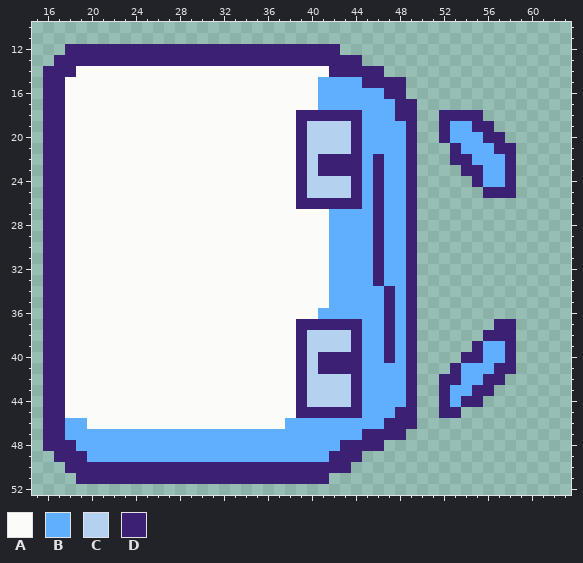
Two versions of one pixel-art sprite, character_sprites/topdown_grabbing.png. The first picture shows the starting point.
The file is 64x64 pixels. Shown: x 15..63, y 10..52.
Palette (. is transparent): A #fbfcf9  B #5faffe  C #b4d1ef  D #3c2074
Pixels before, first column x 16:
12 ..DDDDDDDDDDDDDDDDDDDDDDDDD................
13 .DDDDDDDDDDDDDDDDDDDDDDDDDDDD..............
14 DDDAAAAAAAAAAAAAAAAAAAAAAADDDDD............
15 DDAAAAAAAAAAAAAAAAAAAAAAABBBBDDDD..........
16 DDAAAAAAAAAAAAAAAAAAAAAAABBBBBBDD..........
17 DDAAAAAAAAAAAAAAAAAAAAAAABBBBBBBDD.........
18 DDAAAAAAAAAAAAAAAAAAAAADDDDDDBBBDD..DDDD...
19 DDAAAAAAAAAAAAAAAAAAAAADCCCCDBBBBD..DBBDD..
20 DDAAAAAAAAAAAAAAAAAAAAADCCCCDBBBBD..DBBBDD.
21 DDAAAAAAAAAAAAAAAAAAAAADCCCCDBBBBD...DBBBDD
22 DDAAAAAAAAAAAAAAAAAAAAADCDDDDBDBBD...DDBBBD
23 DDAAAAAAAAAAAAAAAAAAAAADCDDDDBDBBD....DDBBD
24 DDAAAAAAAAAAAAAAAAAAAAADCCCCDBDBBD.....DBBD
25 DDAAAAAAAAAAAAAAAAAAAAADCCCCDBDBBD......DDD
26 DDAAAAAAAAAAAAAAAAAAAAADDDDDDBDBBD.........
27 DDAAAAAAAAAAAAAAAAAAAAAAAABBBBDBBD.........
28 DDAAAAAAAAAAAAAAAAAAAAAAAABBBBDBBD.........
29 DDAAAAAAAAAAAAAAAAAAAAAAAABBBBDBBD.........
30 DDAAAAAAAAAAAAAAAAAAAAAAAABBBBDBBD.........
31 DDAAAAAAAAAAAAAAAAAAAAAAAABBBBDBBD.........
32 DDAAAAAAAAAAAAAAAAAAAAAAAABBBBDBBD.........
33 DDAAAAAAAAAAAAAAAAAAAAAAAABBBBDBBD.........
34 DDAAAAAAAAAAAAAAAAAAAAAAAABBBBBDBD.........
35 DDAAAAAAAAAAAAAAAAAAAAAAAABBBBBDBD.........
36 DDAAAAAAAAAAAAAAAAAAAAAAABBBBBBDBD.........
37 DDAAAAAAAAAAAAAAAAAAAAADDDDDDBBDBD.......DD
38 DDAAAAAAAAAAAAAAAAAAAAADCCCCDBBDBD......DDD
39 DDAAAAAAAAAAAAAAAAAAAAADCCCCDBBDBD.....DBBD
40 DDAAAAAAAAAAAAAAAAAAAAADCDDDDBBDBD....DDBBD
41 DDAAAAAAAAAAAAAAAAAAAAADCDDDDBBBBD...DBBBDD
42 DDAAAAAAAAAAAAAAAAAAAAADCCCCDBBBBD..DDBBDD.
43 DDAAAAAAAAAAAAAAAAAAAAADCCCCDBBBBD..DBBDD..
44 DDAAAAAAAAAAAAAAAAAAAAADCCCCDBBBBD..DBDD...
45 DDAAAAAAAAAAAAAAAAAAAAADDDDDDBBBDD..DD.....
46 DDBBAAAAAAAAAAAAAAAAAABBBBBBBBBDDD.........
47 DDBBBBBBBBBBBBBBBBBBBBBBBBBBBDDDD..........
48 DDDBBBBBBBBBBBBBBBBBBBBBBBBDDDD............
49 .DDDBBBBBBBBBBBBBBBBBBBBBBDDD..............
50 ..DDDDDDDDDDDDDDDDDDDDDDDDDD...............
51 ...DDDDDDDDDDDDDDDDDDDDDDD.................
Now the later version:
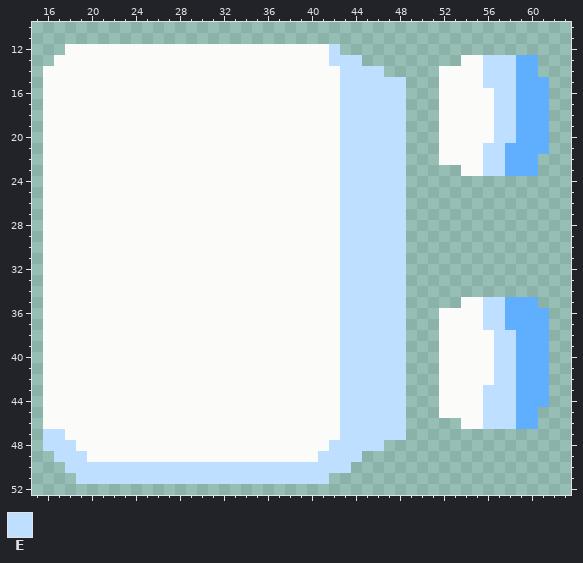
Colours new in this view: E #bedfff
What changed:
y 12: x 18..42 DDDDDDDDDDDDDDDDDDDDDDDDD -> AAAAAAAAAAAAAAAAAAAAAAAAE
y 13: x 17..44 DDDDDDDDDDDDDDDDDDDDDDDDDDDD -> AAAAAAAAAAAAAAAAAAAAAAAAAEEE; x 54..60 ....... -> AAEEEBB
y 14: x 16..18 DDD -> AAA; x 42..46 DDDDD -> AEEEE; x 52..60 ......... -> AAAAEEEBB
y 15: x 16..17 DD -> AA; x 41..48 BBBBDDDD -> AAEEEEEE; x 52..61 .......... -> AAAAEEEBBB
y 16: x 16..17 DD -> AA; x 41..48 BBBBBBDD -> AAEEEEEE; x 52..61 .......... -> AAAAAEEBBB
y 17: x 16..17 DD -> AA; x 41..49 BBBBBBBDD -> AAEEEEEE.; x 52..61 .......... -> AAAAAEEBBB
y 18: x 16..17 DD -> AA; x 39..49 DDDDDDBBBDD -> AAAAEEEEEE.; x 52..61 DDDD...... -> AAAAAEEBBB
y 19: x 16..17 DD -> AA; x 39..49 DCCCCDBBBBD -> AAAAEEEEEE.; x 52..61 DBBDD..... -> AAAAAEEBBB
y 20: x 16..17 DD -> AA; x 39..49 DCCCCDBBBBD -> AAAAEEEEEE.; x 52..61 DBBBDD.... -> AAAAAEEBBB
y 21: x 16..17 DD -> AA; x 39..49 DCCCCDBBBBD -> AAAAEEEEEE.; x 52..61 .DBBBDD... -> AAAAEEBBBB
y 22: x 16..17 DD -> AA; x 39..49 DCDDDDBDBBD -> AAAAEEEEEE.; x 52..60 .DDBBBD.. -> AAAAEEBBB
y 23: x 16..17 DD -> AA; x 39..49 DCDDDDBDBBD -> AAAAEEEEEE.; x 54..60 DDBBD.. -> AAEEBBB
y 24: x 16..17 DD -> AA; x 39..49 DCCCCDBDBBD -> AAAAEEEEEE.; x 55..58 DBBD -> ....
y 25: x 16..17 DD -> AA; x 39..49 DCCCCDBDBBD -> AAAAEEEEEE.; x 56..58 DDD -> ...
y 26: x 16..17 DD -> AA; x 39..49 DDDDDDBDBBD -> AAAAEEEEEE.
y 27..33: x 16..17 DD -> AA; x 42..49 BBBBDBBD -> AEEEEEE.
y 34: x 16..17 DD -> AA; x 42..49 BBBBBDBD -> AEEEEEE.
y 35: x 16..17 DD -> AA; x 42..49 BBBBBDBD -> AEEEEEE.; x 54..60 ....... -> AAEEBBB
y 36: x 16..17 DD -> AA; x 41..49 BBBBBBDBD -> AAEEEEEE.; x 52..61 .......... -> AAAAEEBBBB
y 37: x 16..17 DD -> AA; x 39..49 DDDDDDBBDBD -> AAAAEEEEEE.; x 52..61 .....DD... -> AAAAEEBBBB
y 38: x 16..17 DD -> AA; x 39..49 DCCCCDBBDBD -> AAAAEEEEEE.; x 52..61 ....DDD... -> AAAAAEEBBB
y 39: x 16..17 DD -> AA; x 39..49 DCCCCDBBDBD -> AAAAEEEEEE.; x 52..61 ...DBBD... -> AAAAAEEBBB
y 40: x 16..17 DD -> AA; x 39..49 DCDDDDBBDBD -> AAAAEEEEEE.; x 52..61 ..DDBBD... -> AAAAAEEBBB
y 41: x 16..17 DD -> AA; x 39..49 DCDDDDBBBBD -> AAAAEEEEEE.; x 52..61 .DBBBDD... -> AAAAAEEBBB
y 42: x 16..17 DD -> AA; x 39..49 DCCCCDBBBBD -> AAAAEEEEEE.; x 52..61 DDBBDD.... -> AAAAAEEBBB
y 43: x 16..17 DD -> AA; x 39..49 DCCCCDBBBBD -> AAAAEEEEEE.; x 52..61 DBBDD..... -> AAAAEEEBBB
y 44: x 16..17 DD -> AA; x 39..49 DCCCCDBBBBD -> AAAAEEEEEE.; x 52..61 DBDD...... -> AAAAEEEBBB
y 45: x 16..17 DD -> AA; x 39..49 DDDDDDBBBDD -> AAAAEEEEEE.; x 52..60 DD....... -> AAAAEEEBB
y 46: x 16..19 DDBB -> AAAA; x 38..49 BBBBBBBBBDDD -> AAAAAEEEEEE.; x 54..60 ....... -> AAEEEBB
y 47: x 16..48 DDBBBBBBBBBBBBBBBBBBBBBBBBBBBDDDD -> EEAAAAAAAAAAAAAAAAAAAAAAAAAEEEEEE
y 48: x 16..46 DDDBBBBBBBBBBBBBBBBBBBBBBBBDDDD -> EEEAAAAAAAAAAAAAAAAAAAAAAAEEEEE
y 49: x 17..44 DDDBBBBBBBBBBBBBBBBBBBBBBDDD -> EEEAAAAAAAAAAAAAAAAAAAAAEEEE
y 50: x 18..43 DDDDDDDDDDDDDDDDDDDDDDDDDD -> EEEEEEEEEEEEEEEEEEEEEEEEEE
y 51: x 19..41 DDDDDDDDDDDDDDDDDDDDDDD -> EEEEEEEEEEEEEEEEEEEEEEE
Pixel boxes of the changes (left, top, right, bottom) in both pictures:
changed: (43, 44, 549, 484)
